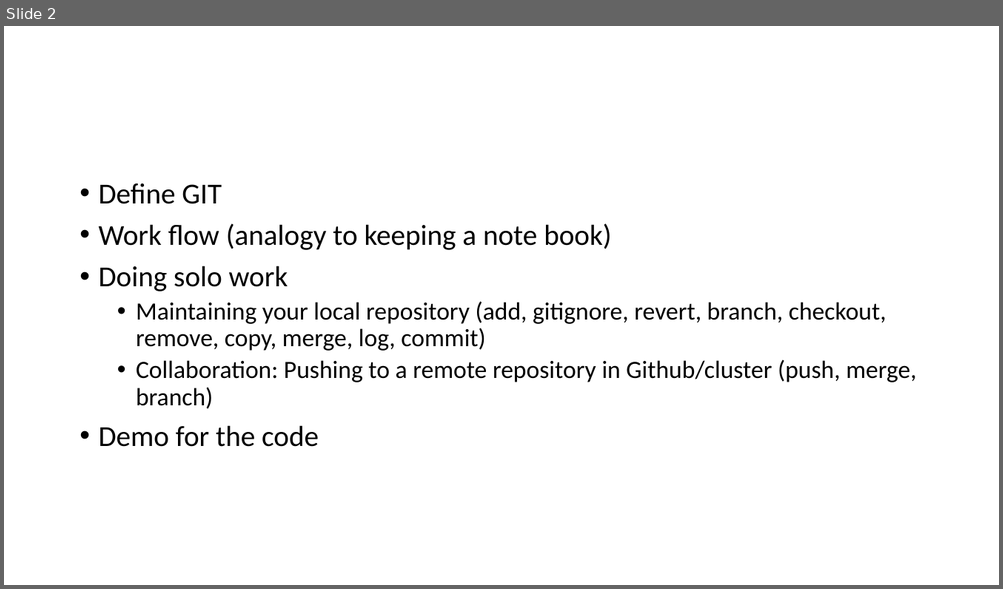
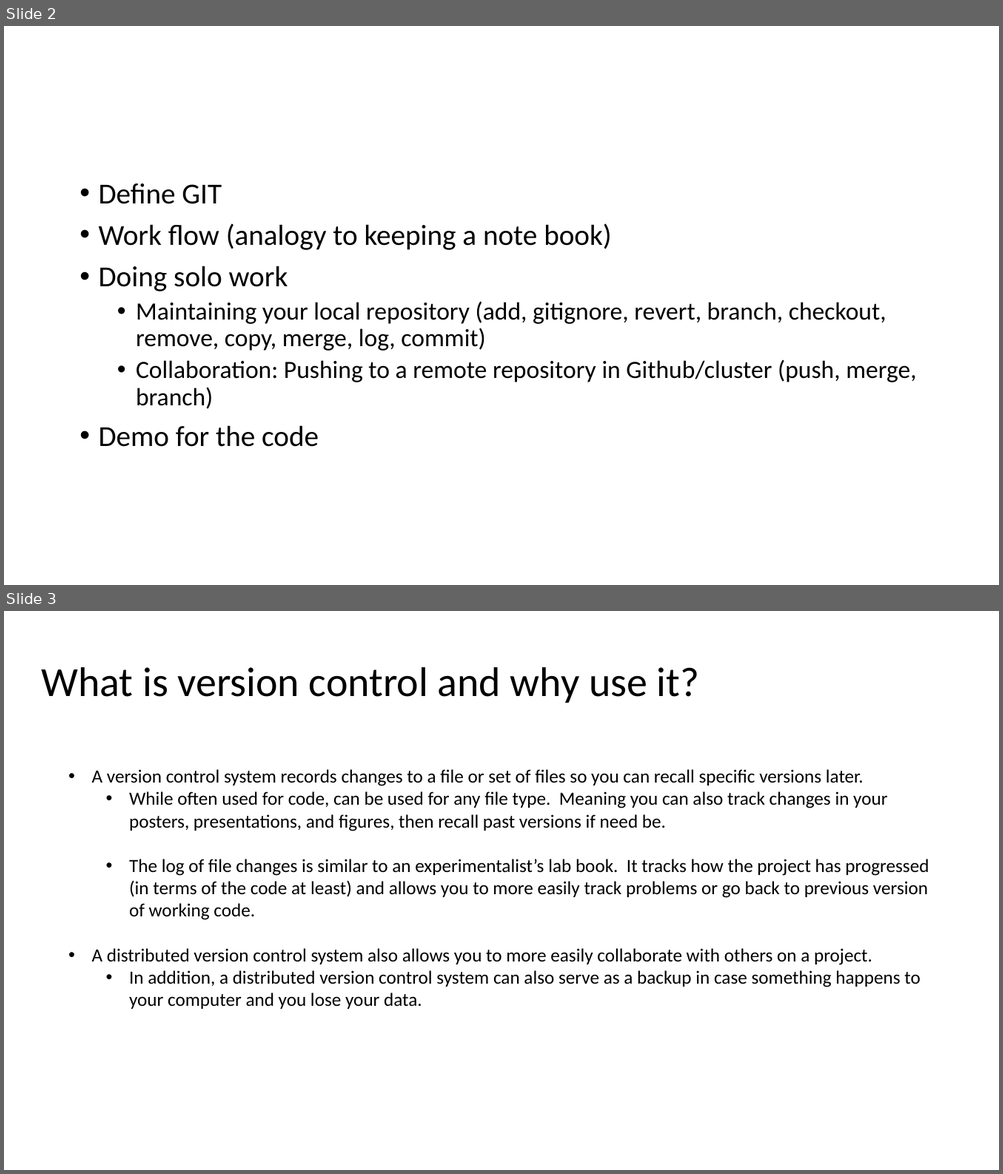
Before and after one commit to jwrauch/git-group-meeting-presentation, a slide deck: learn-to-git.pptx. Shown one above the other, each under a label of ours: slide 2 before the commit, slides 2 and 3 after it. The pictures are 1003x589 and 1003x1174 pixels, drawn with LibreOffice and Linux fonts; fonts in the diff are those of the drawing. Boxes give left, top, right and bottom in pixels: in the first picture for what was removed or moved away, otherwise in the second. Text is boxed around its words. In the diff, an @@ line names an element or a change of style, - is before the commit and + after.

Commit message:
Added a why use git slide.

```diff
--- a/learn-to-git.pptx
+++ b/learn-to-git.pptx
@@ slide 3 added at bbox=[4, 611, 999, 1170], background #FFFFFF @@
@@ text added at bbox=[42, 667, 699, 703], 40 pt, text #000000 @@
+What is version control and why use it?
@@ text added at bbox=[92, 769, 928, 1009], 18 pt, text #000000 @@
+• A version control system records changes to a file or set of files so you can recall specific versions later.
+  • While often used for code, can be used for any file type. Meaning you can also track changes in your
+    posters, presentations, and figures, then recall past versions if need be.
+  • The log of file changes is similar to an experimentalist’s lab book. It tracks how the project has progressed
+    (in terms of the code at least) and allows you to more easily track problems or go back to previous version
+    of working code.
+• A distributed version control system also allows you to more easily collaborate with others on a project.
+  • In addition, a distributed version control system can also serve as a backup in case something happens to
+    your computer and you lose your data.
```
Also in this commit, not shown: 1 other slide added.
